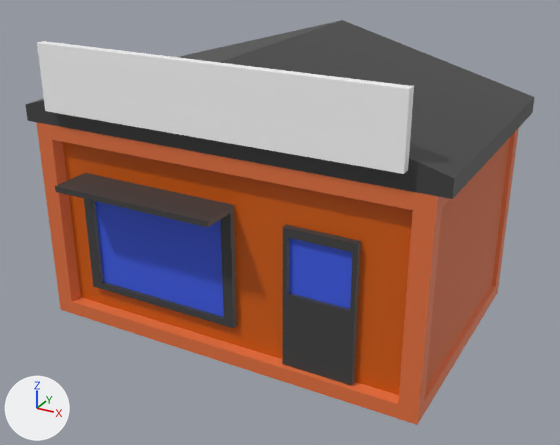
The FBX model RaceIdle/Assets/Models/Map/Market.fbx: old version first, new version second.
The view is the same before and after, from a 50 mm camera at (32.6, -60.1, 38.7) aimed at (1.0, -2.6, 9.9). The lights are fixed; the arrows at lower left show +X, +Y and +Z. Where no turn or scale is listed for an object, it has been applied to the vertices.

Objects in the first picture: 'Market'.
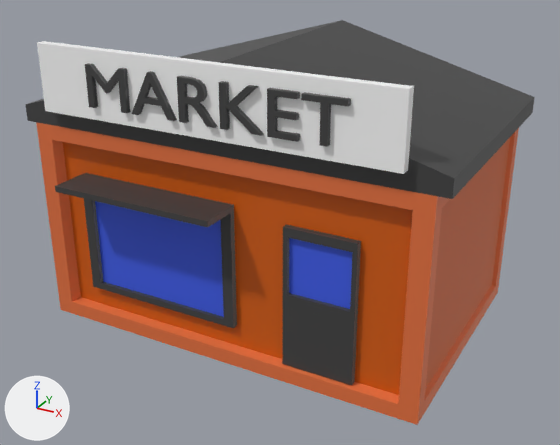
Scene script edits in JSON lines:
```json
{"op": "add", "block": "me_text_002", "code": ["me_text_002 = bpy.data.meshes.new('Text.002')", "me_text_002.from_pydata(...)  # 176 vertices, 248 faces; spans x -11.3..11.7, y -0.3..0.3, z 0.0..3.5", "me_text_002.materials.append(mat_material_003)  # black #414141"]}
{"op": "add", "block": "ob_text_001", "code": ["ob_text_001 = bpy.data.objects.new('Text.001', me_text_002)", "ob_text_001.location = (0.49, -13.15, 21.87)"]}
```

Changed parts and their boxes (x1, y1, x2, y2) in the pictures (560 x 445 px):
```json
{"object": "Text.001", "change": "added", "after": [85, 63, 351, 147], "on screen": "black"}
```
